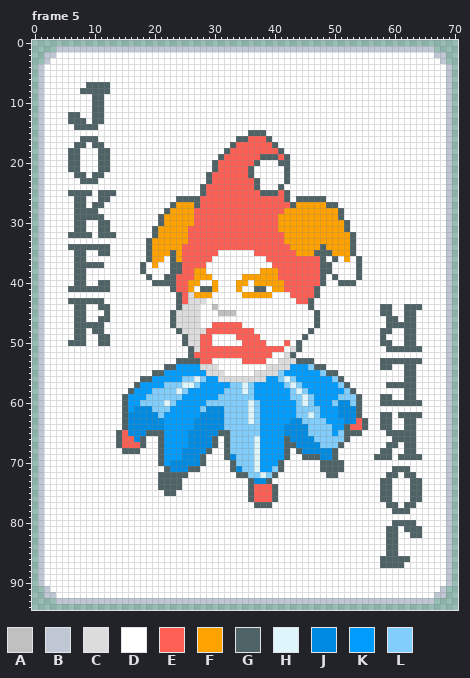
Two versions of one pixel-art file, assets/jokers.ase. That is the earlier state.
71x95 pixels, 7 frames. Colours within 5 levels of each other are drawn and written as one. Shown: frame 5. The commit also changed other frames, which this record leaves out.
Visible layers, top first: "text", "art", "bg", "base".
Palette (. is transparent): A #c0c0c0  B #bfc7d5  C #dcdcdc  D #ffffff  E #fd5f55  F #fda200  G #4f6367  H #dff5fc  J #008be3  K #009cfd  L #81cefd
Pixels before, frame 5 (only the part around the change), first column x 24:
32 FFEEEEEEEEEEEEEEEEFFFFFFFF
33 FFEEEEEEEEEEEEEEEEFFFFFFFF
34 FEEEEEEEEEEEEEEEEEEFFFFFGF
35 FEEEEEEDDDDDDEEEEEEEFFFGGG
36 FEEEEEDDDDDDDDDEEEEEEEEEGD
37 GEEEEDDDDDDDDDDDEEEEEEEEGG
38 GEEFFDDDDDDDDDFFFEEEEEEEGG
39 EEEFFFDDDDDFFFFFFEEEEEEEGD
40 EEFFDDFDDDFFDFFFFFEEEEEEGD
41 EEFDGGFDDDFDDGGDFFEEEEEGDD
42 GECFFFDDDDDFFFFFDDDEEEEGDD
43 GECCCDDDDDDDDDDDDDDDEEGDDD
44 GCCCDDADDDDDDDDDDDDDDDGDDD
45 CCCCDDDAAADDDDDDDDDDDDDGDD
46 CCCCDDDDDDDDDDDDDDDDDDDGDD
47 CCCCDDEEEEEDDDDDDDDDDDDGDD
48 GCCCCEEEEEEEEDDDDDDDDDGDDD
49 DGCCEEDDDDEEEEDDDDDDDGDDDD
50 DGCCEEDDDDDEEEEDDDEDGDDDDD
51 DDGCEEEEEEEEEEEEEEDCGDDDDD
52 DDGEEEEEEEEEEEEEDDCGDDDDDD
53 GGGGEEDDDDDEEEEDDCCCGGGDDD
54 KKKKCCCDDDDDDDDCCCCKKKLGGD
55 KKKKKCCCDDDDDCCCCLKKKKKKLG
56 KLLHLKKCCCCCCCCKKLHLKKKKKK
57 LHHLKKKKKLLHLKKKKKLHLKKKKK
58 HLKKKKKKLLLHLKKKKKKLHLKKKK
59 LKKKKKKLLLLLLKKKKKKLLHLKKK
60 KKKKKLLLLLLLHLKKKKKKLHLKKK
Once edited:
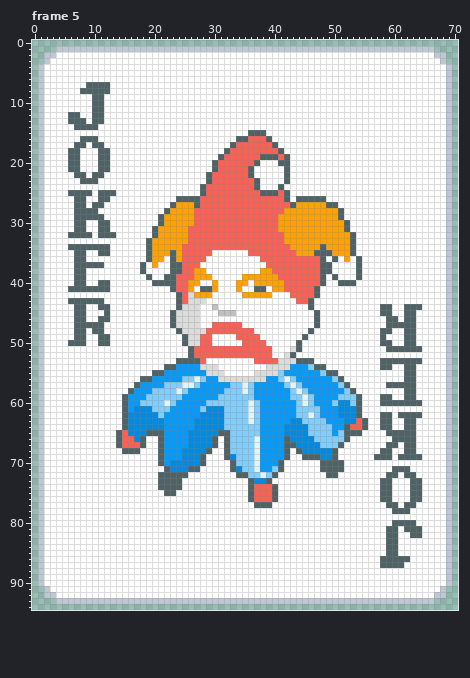
Changes in this commit:
Frame 5, layer "text":
Colour E becomes colour D in row 35 at x 30; in row 36 at x 29; in row 37 at x 28; in row 50 at x 42; in row 51 at x 40 to 41; in row 53 at x 29 and 35 to 36.
Colour C becomes colour E in row 51 at x 27.
Colour D becomes colour E in row 35 at x 36; in row 36 at x 38; in row 37 at x 39; in row 53 at x 39 to 40.
Colour F becomes colour E in row 38 at x 40.
Boxes around the changes in both pictures, in picture pixels (x1, y1, x2, y2):
changed: (200, 250, 218, 268)
changed: (248, 250, 278, 274)
changed: (242, 340, 290, 364)
changed: (194, 346, 212, 364)
